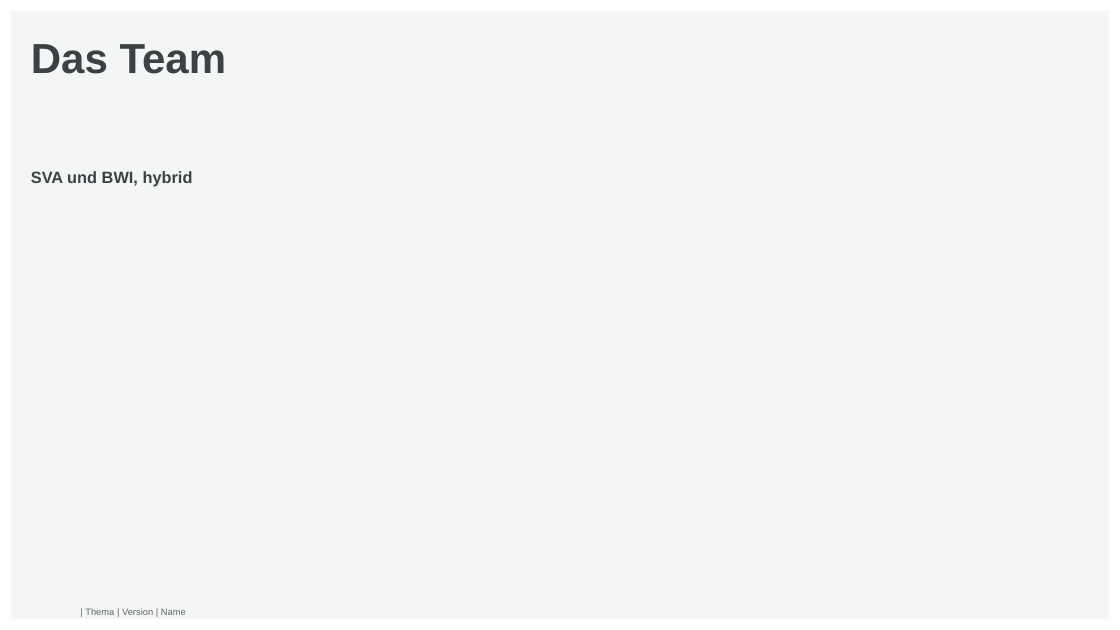
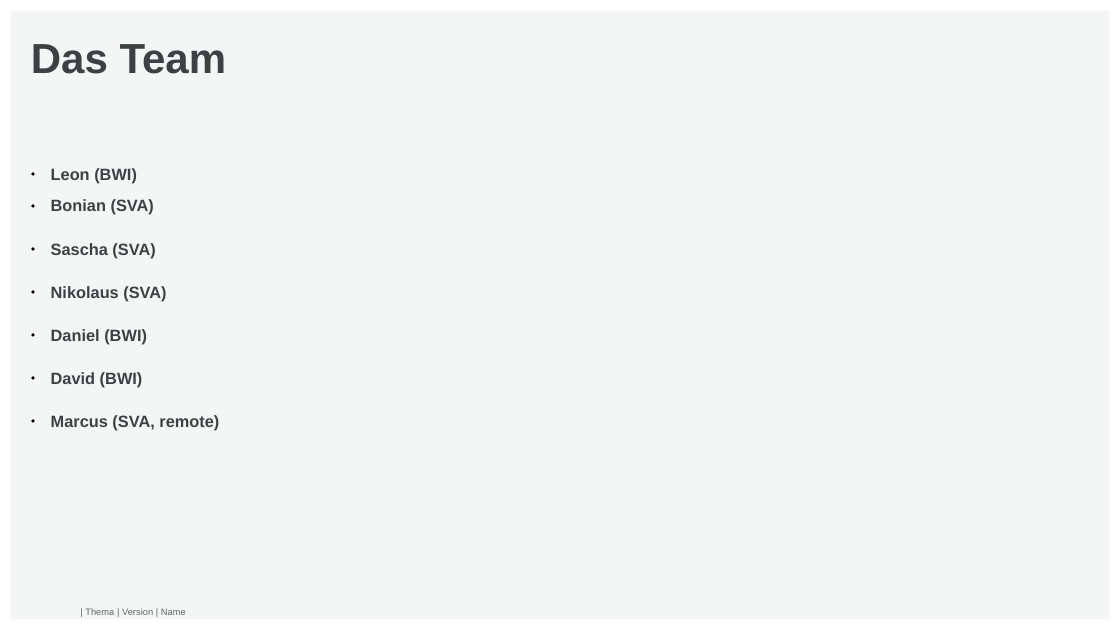
Before and after one commit to marcus-sva/bwi-hackathon, a slide deck: slide 3 of pitch/pitch.odp. Drawn at 1120x630 pixels with LibreOffice and Linux fonts; fonts in the diff are those of the drawing; background and template pictures are left out. Boxes give left, top, right and bottom in pixels: in the first picture for what was removed or moved away, otherwise in the second. Text is boxed around its words. In the diff, an @@ line names an element or a change of style, - is before the commit and + after.

Commit message:
update pitch slides

```diff
--- a/pitch/pitch.odp
+++ b/pitch/pitch.odp
@@ text at [51,168,219,431]: text changed @@
-SVA und BWI, hybrid
+● Leon (BWI)
+● Bonian (SVA)
+● Sascha (SVA)
+● Nikolaus (SVA)
+● Daniel (BWI)
+● David (BWI)
+● Marcus (SVA, remote)
```
Also in this commit, not shown: 3 other slides changed, 3 slides added, 1 slide removed.
